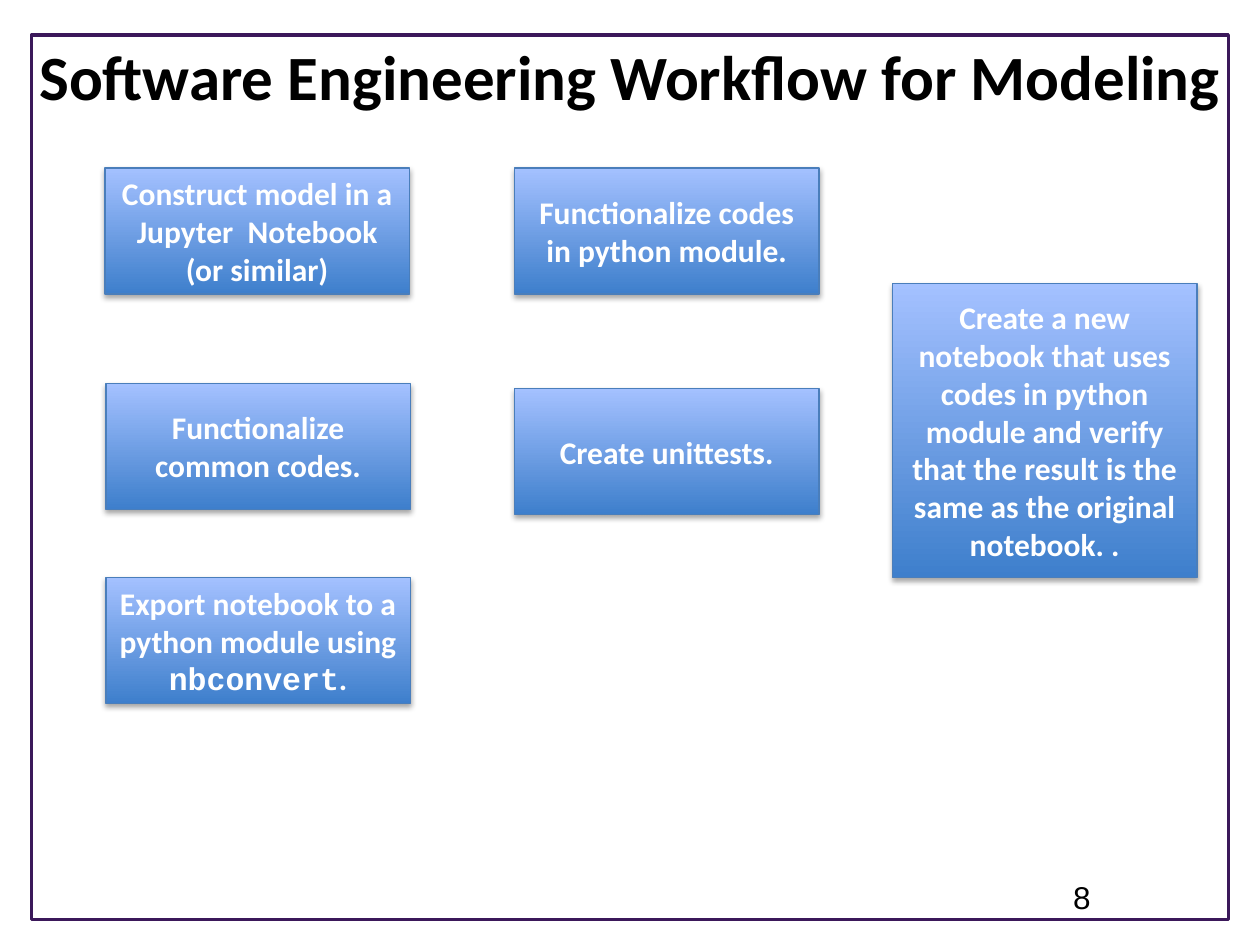
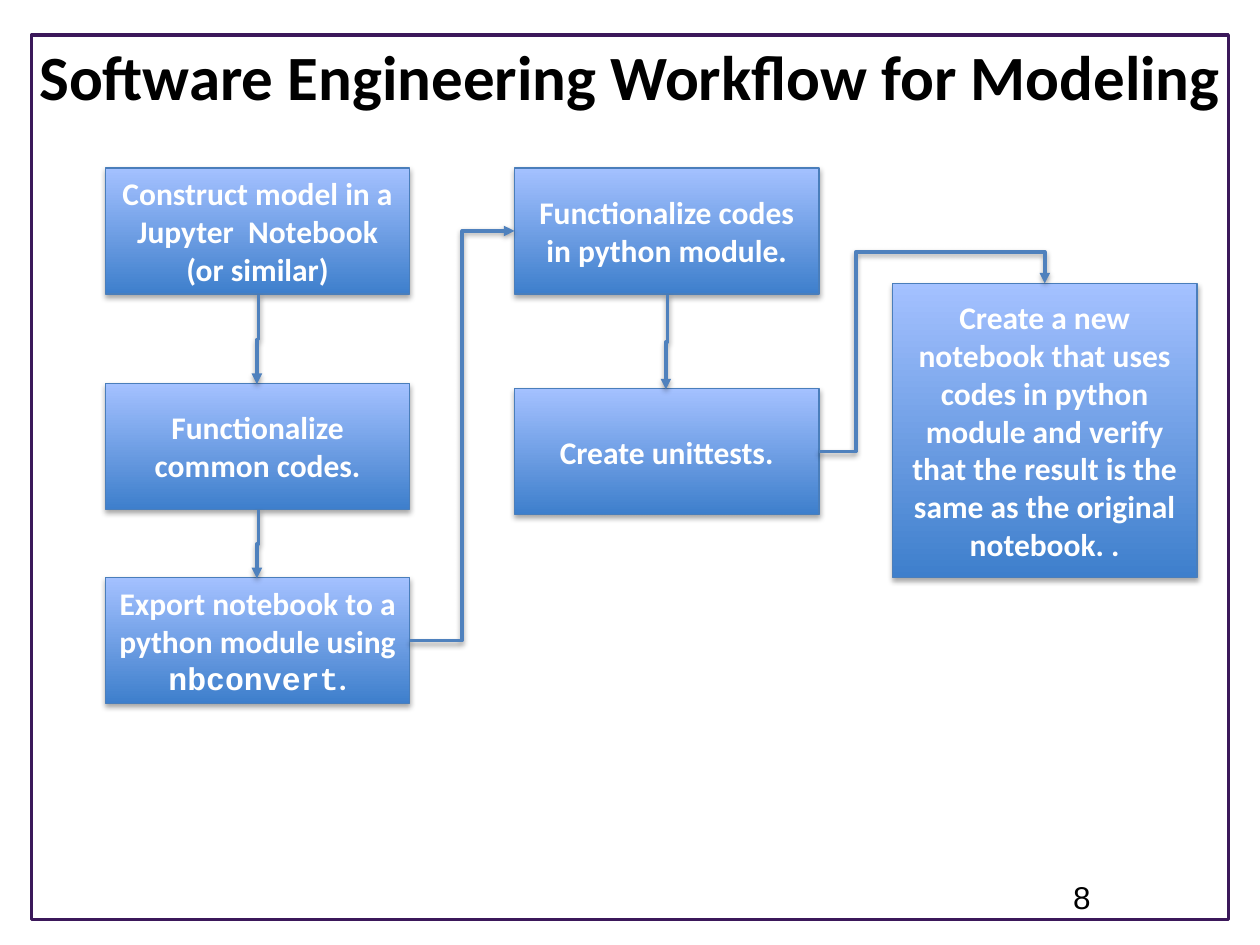
Before and after one commit to ModelEngineering/advancing-biomedical-models, a slide deck: slide 8 of lectures/lecture_10/Lecture_10_Cross_Validation_and_Software_Engineering.pptx. Drawn at 1260x945 pixels with LibreOffice and Linux fonts; fonts in the diff are those of the drawing; background and template pictures are left out. Boxes give left, top, right and bottom in pixels: in the first picture for what was removed or moved away, otherwise in the second. Text is boxed around its words. In the diff, an @@ line names an element or a change of style, - is before the commit and + after.

```diff
--- a/lectures/lecture_10/Lecture_10_Cross_Validation_and_Software_Engineering.pptx
+++ b/lectures/lecture_10/Lecture_10_Cross_Validation_and_Software_Engineering.pptx
@@ elbow arrow added from (410, 640) to (514, 231), #4F81BD 2 pt @@
@@ elbow arrow added from (819, 451) to (1045, 284), #4F81BD 2 pt @@
@@ elbow arrow added from (258, 295) to (257, 384), #4F81BD 2 pt @@
@@ elbow arrow added from (668, 295) to (665, 389), #4F81BD 2 pt @@
@@ elbow arrow added from (258, 510) to (257, 578), #4F81BD 2 pt @@
```
Also in this commit, not shown: 4 other slides changed.
